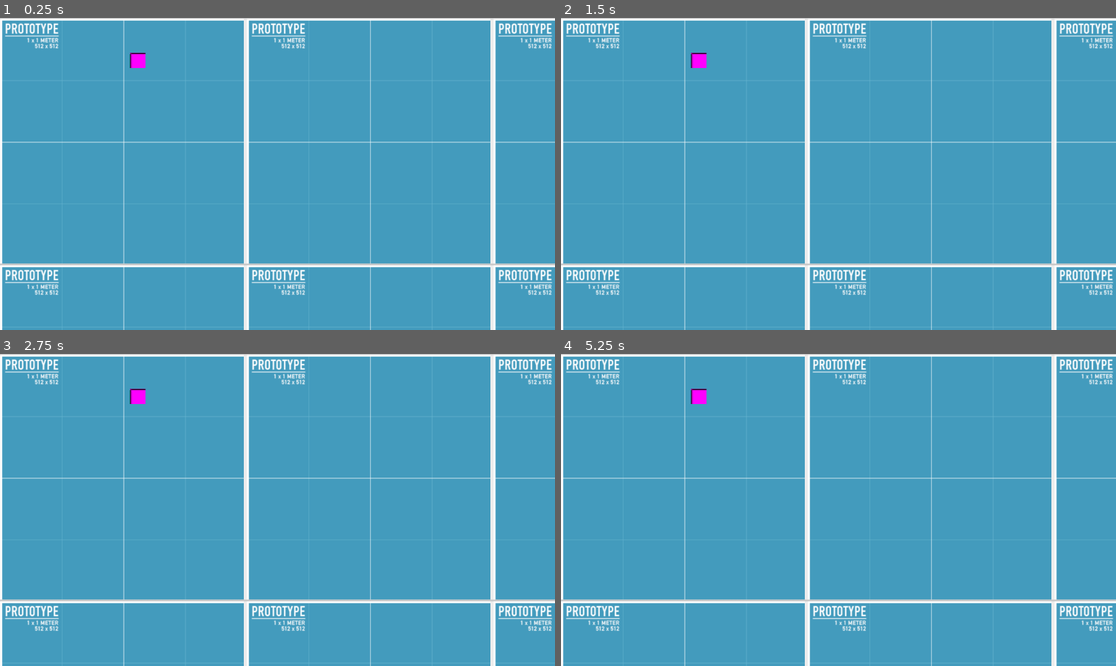
Above: before the commit, frames 1-4 (two rows, left to right).
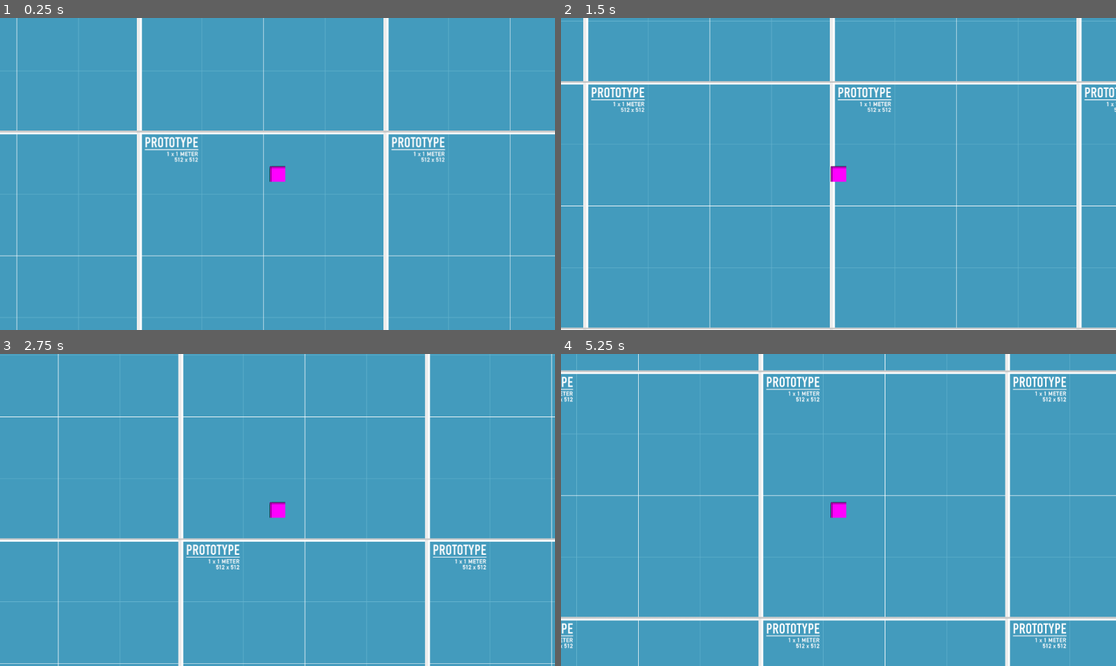
Above: after the commit, the same moments.

Repository: Kennro03/pixelscraper
Game: Godot game, scene res://scenes/test_scene.tscn
Two runs of this game, one before a commit and one after it. Both use one fixed random seed, a clock stepped at 60 frames per second and the inputs below.
Inputs:
- Up to frame 1 (0.25 s): no input
- Up to frame 2 (1.5 s): tap Enter at 0.5 s; hold D (Right, bound only after the commit) 0.53-1.28 s; hold Space (Dash, bound only after the commit) 0.53-1.28 s; tap Shift (Sprint, bound only after the commit) at 0.8, 1.35 s; hold Down (Down, bound only after the commit) from 1.28 s (still down)
- Up to frame 3 (2.75 s): tap Space (Dash, bound only after the commit) at 1.55 s; release Down (Down, bound only after the commit) at 2.03 s; hold D (Right, bound only after the commit) from 2.03 s (still down); hold Space (Dash, bound only after the commit) from 2.03 s (still down); tap Shift (Sprint, bound only after the commit) at 2.3 s
- Up to frame 4 (5.25 s): release D (Right, bound only after the commit) at 2.78 s; release Space (Dash, bound only after the commit) at 2.78 s; hold Up (Up, bound only after the commit) 2.78-3.53 s; tap Shift (Sprint, bound only after the commit) at 2.85, 3.8, 4.35 s; tap Space (Dash, bound only after the commit) at 3.05, 4.55 s; hold Space (Dash, bound only after the commit) 3.53-4.28 s; hold Left (Left, bound only after the commit) 3.53-5.03 s; hold Down (Down, bound only after the commit) from 5.03 s (still down); hold Space (Dash, bound only after the commit) from 5.03 s (still down)

The runs differ from the first frame. In frame 1, 13% of the frame differs, in the area x 0-100%, y 0-100%; in frame 2, 14%; in frame 3, 13%; in frame 4, 14%.

Commit message:
player movement placeholder

Diff:
--- a/project.godot
+++ b/project.godot
@@ -15,6 +15,43 @@
 config/features=PackedStringArray("4.4", "GL Compatibility")
 config/icon="res://icon.svg"
 
+[input]
+
+Up={
+"deadzone": 0.0,
+"events": [Object(InputEventKey,"resource_local_to_scene":false,"resource_name":"","device":-1,"window_id":0,"alt_pressed":false,"shift_pressed":false,"ctrl_pressed":false,"meta_pressed":false,"pressed":false,"keycode":0,"physical_keycode":4194320,"key_label":0,"unicode":0,"location":0,"echo":false,"script":null)
+, Object(InputEventKey,"resource_local_to_scene":false,"resource_name":"","device":-1,"window_id":0,"alt_pressed":false,"shift_pressed":false,"ctrl_pressed":false,"meta_pressed":false,"pressed":false,"keycode":0,"physical_keycode":87,"key_label":0,"unicode":122,"location":0,"echo":false,"script":null)
+]
+}
+Down={
+"deadzone": 0.0,
+"events": [Object(InputEventKey,"resource_local_to_scene":false,"resource_name":"","device":-1,"window_id":0,"alt_pressed":false,"shift_pressed":false,"ctrl_pressed":false,"meta_pressed":false,"pressed":false,"keycode":0,"physical_keycode":4194322,"key_label":0,"unicode":0,"location":0,"echo":false,"script":null)
+, Object(InputEventKey,"resource_local_to_scene":false,"resource_name":"","device":-1,"window_id":0,"alt_pressed":false,"shift_pressed":false,"ctrl_pressed":false,"meta_pressed":false,"pressed":false,"keycode":0,"physical_keycode":83,"key_label":0,"unicode":115,"location":0,"echo":false,"script":null)
+]
+}
+Right={
+"deadzone": 0.0,
+"events": [Object(InputEventKey,"resource_local_to_scene":false,"resource_name":"","device":-1,"window_id":0,"alt_pressed":false,"shift_pressed":false,"ctrl_pressed":false,"meta_pressed":false,"pressed":false,"keycode":0,"physical_keycode":68,"key_label":0,"unicode":100,"location":0,"echo":false,"script":null)
+, Object(InputEventKey,"resource_local_to_scene":false,"resource_name":"","device":-1,"window_id":0,"alt_pressed":false,"shift_pressed":false,"ctrl_pressed":false,"meta_pressed":false,"pressed":false,"keycode":0,"physical_keycode":4194321,"key_label":0,"unicode":0,"location":0,"echo":false,"script":null)
+]
+}
+Left={
+"deadzone": 0.0,
+"events": [Object(InputEventKey,"resource_local_to_scene":false,"resource_name":"","device":-1,"window_id":0,"alt_pressed":false,"shift_pressed":false,"ctrl_pressed":false,"meta_pressed":false,"pressed":false,"keycode":0,"physical_keycode":4194319,"key_label":0,"unicode":0,"location":0,"echo":false,"script":null)
+, Object(InputEventKey,"resource_local_to_scene":false,"resource_name":"","device":-1,"window_id":0,"alt_pressed":false,"shift_pressed":false,"ctrl_pressed":false,"meta_pressed":false,"pressed":false,"keycode":0,"physical_keycode":65,"key_label":0,"unicode":113,"location":0,"echo":false,"script":null)
+]
+}
+Sprint={
+"deadzone": 0.0,
+"events": [Object(InputEventKey,"resource_local_to_scene":false,"resource_name":"","device":0,"window_id":0,"alt_pressed":false,"shift_pressed":false,"ctrl_pressed":false,"meta_pressed":false,"pressed":false,"keycode":0,"physical_keycode":4194325,"key_label":0,"unicode":0,"location":0,"echo":false,"script":null)
+]
+}
+Dash={
+"deadzone": 0.0,
+"events": [Object(InputEventKey,"resource_local_to_scene":false,"resource_name":"","device":-1,"window_id":0,"alt_pressed":false,"shift_pressed":false,"ctrl_pressed":false,"meta_pressed":false,"pressed":false,"keycode":0,"physical_keycode":32,"key_label":0,"unicode":32,"location":0,"echo":false,"script":null)
+]
+}
+
 [rendering]
 
 renderer/rendering_method="gl_compatibility"
--- a/scenes/background.tscn
+++ b/scenes/background.tscn
@@ -7,7 +7,7 @@
 [node name="Parallax2D" type="Parallax2D" parent="."]
 scale = Vector2(0.5, 0.5)
 repeat_size = Vector2(1024, 1024)
-repeat_times = 3
+repeat_times = 5
 
 [node name="Sprite2D" type="Sprite2D" parent="Parallax2D"]
 texture = ExtResource("1_bkp1e")
--- /dev/null
+++ b/scenes/player.gd
@@ -0,0 +1,31 @@
+extends CharacterBody2D
+
+@export var speed = 400
+@export var dash_cooldown = 2
+
+
+func get_input():
+	var input_direction = Input.get_vector("Left", "Right", "Up", "Down")
+	velocity = input_direction * speed
+
+func get_sprint():
+	if Input.is_action_pressed("Sprint"):
+		speed = 750
+	else :
+		speed = 400
+
+func get_dash():
+	if Input.is_action_pressed("Dash") :
+		var input_direction = Input.get_vector("Left", "Right", "Up", "Down")
+		velocity = input_direction * 1000
+
+
+func _physics_process(_delta):
+	get_sprint()
+	get_input()
+	get_dash()
+	move_and_slide()
+
+
+func _on_dash_timer_timeout() -> void:
+	pass # Replace with function body.
--- a/scenes/player.tscn
+++ b/scenes/player.tscn
@@ -1,4 +1,6 @@
-[gd_scene load_steps=3 format=3 uid="uid://blqcci46vgeym"]
+[gd_scene load_steps=4 format=3 uid="uid://blqcci46vgeym"]
+
+[ext_resource type="Script" uid="uid://dk1jyfknwkhsv" path="res://scenes/player.gd" id="1_3vyb7"]
 
 [sub_resource type="PlaceholderTexture2D" id="PlaceholderTexture2D_u8vuu"]
 size = Vector2(32, 32)
@@ -7,15 +9,18 @@
 radius = 6.0
 height = 32.0
 
-[node name="Player" type="Node2D"]
+[node name="Player" type="CharacterBody2D"]
+script = ExtResource("1_3vyb7")
 
 [node name="Sprite2D" type="Sprite2D" parent="."]
 texture = SubResource("PlaceholderTexture2D_u8vuu")
 
-[node name="Hitbox" type="CharacterBody2D" parent="."]
-
-[node name="HitboxCollisionShape2D" type="CollisionShape2D" parent="Hitbox"]
+[node name="HitboxCollisionShape2D" type="CollisionShape2D" parent="."]
 visible = false
 position = Vector2(0, 10)
 rotation = 1.5708
 shape = SubResource("CapsuleShape2D_3vyb7")
+
+[node name="Camera2D" type="Camera2D" parent="."]
+
+[node name="DashTimer" type="Timer" parent="."]
Not shown, added: scenes/player.gd.uid
